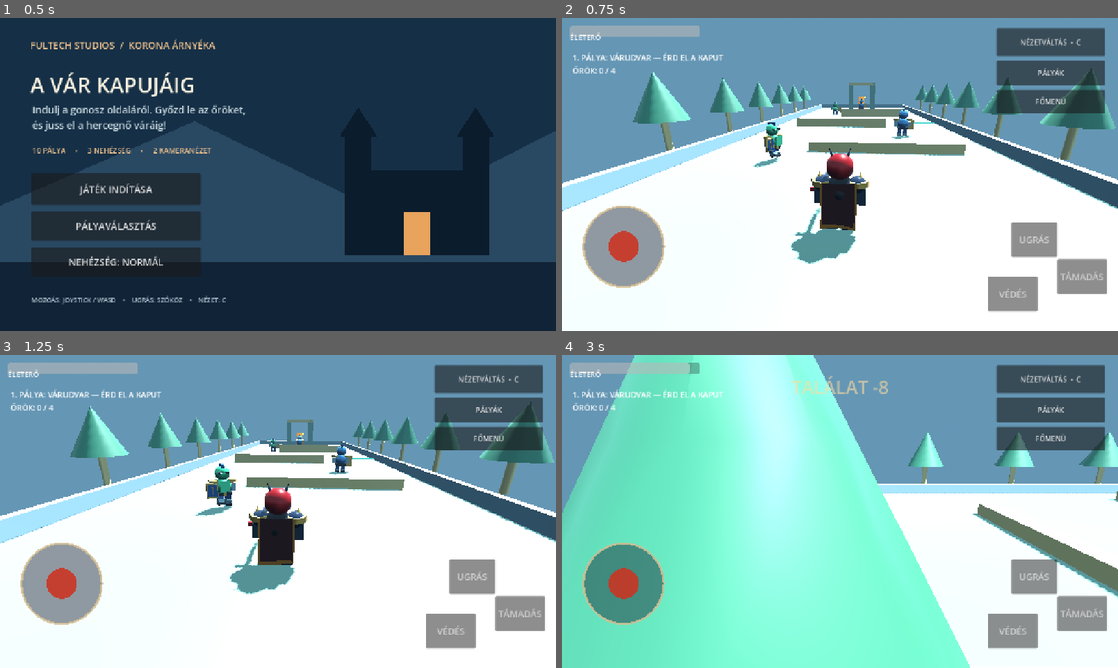
Above: before the commit, frames 1-4 (two rows, left to right).
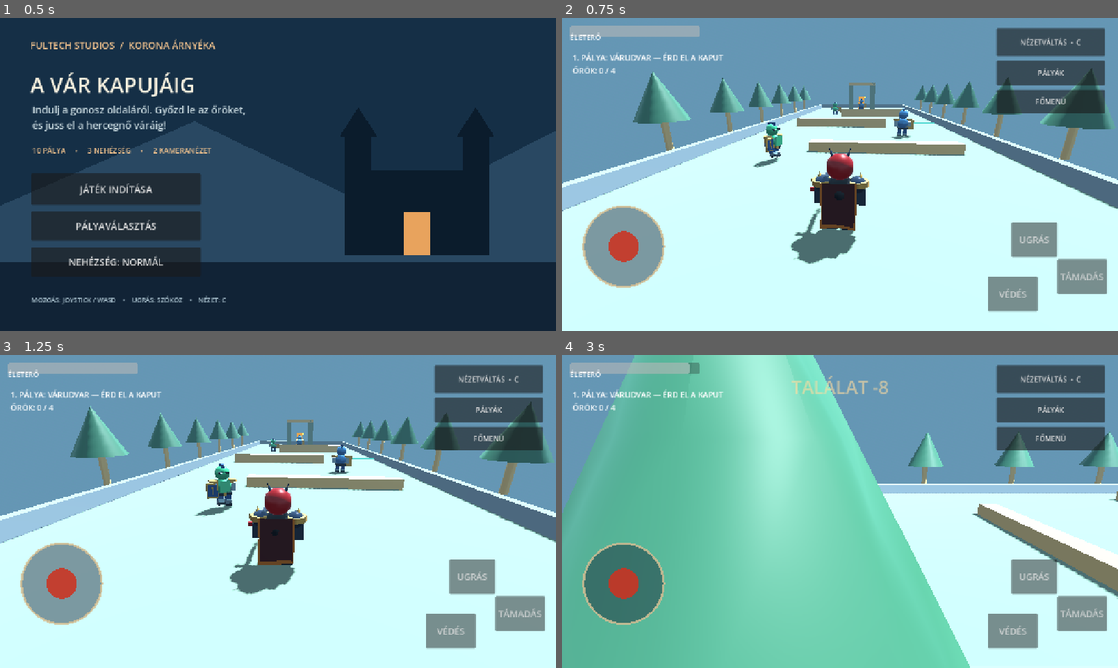
Above: after the commit, the same moments.

Repository: fuloplevente1998/reverse-supermario
Game: Godot game, scene res://scenes/title.tscn
Two runs of this game, one before a commit and one after it. Both use one fixed random seed, a clock stepped at 60 frames per second and the inputs below.
Inputs (mouse positions are in pixels of both pictures, inside the frame that each line leads up to):
- Up to frame 1 (0.5 s): no input
- Up to frame 2 (0.75 s): click "JÁTÉK INDÍTÁSA" at 0.5 s
- Up to frame 3 (1.25 s): no input
- Up to frame 4 (3 s): tap Enter at 1.25 s; drag from (623, 583) to (895, 442) at 1.27 s; drag from (728, 527) to (812, 574) at 2.02 s; move the mouse to (895, 442) at 2.77 s; hold D (move_right) from 2.78 s (still down); tap C at 2.85 s

Frame 1 is identical in both runs. In frame 2, 54% of the frame differs, in the area x 0-100%, y 17-100%; in frame 3, 54%; in frame 4, 72%, in the area x 0-100%, y 0-100%.

Commit message:
Balance daylight and floor roughness after gameplay screenshot review

Diff:
--- a/scripts/game.gd
+++ b/scripts/game.gd
@@ -436,8 +436,9 @@
     sky_mat.sun_angle_max = 12.0
     sky.sky_material = sky_mat
     env.sky = sky
-    env.ambient_light_source = Environment.AMBIENT_SOURCE_SKY
-    env.ambient_light_energy = 1.15
+    env.ambient_light_source = Environment.AMBIENT_SOURCE_COLOR
+    env.ambient_light_color = Color(0.72, 0.8, 0.9)
+    env.ambient_light_energy = 0.45
     env.tonemap_mode = Environment.TONE_MAPPER_FILMIC
     env.glow_enabled = false # Mobile: use emissive materials without post-process bloom.
     env.fog_enabled = true
@@ -446,7 +447,7 @@
     env.fog_density = 0.003
     env.fog_height = 0.0
     $WorldEnvironment.environment = env
-    $Sun.light_energy = 1.3
+    $Sun.light_energy = 0.85
 
 func _build_boundaries() -> void:
     var half_width := StageGenerator.width(stage_number) * 0.5 - 0.3
--- a/scripts/stage_generator.gd
+++ b/scripts/stage_generator.gd
@@ -35,6 +35,7 @@
             game.remove_child(old)
             old.queue_free()
     var stone := Art.material(recipe["color"])
+    stone.roughness = 0.95
     var trim := Art.material(Color("#dbbd7f"), 0.3)
     var gaps: Array = recipe["gaps"]
     var start := -15.0
Not shown, changed: README.md
